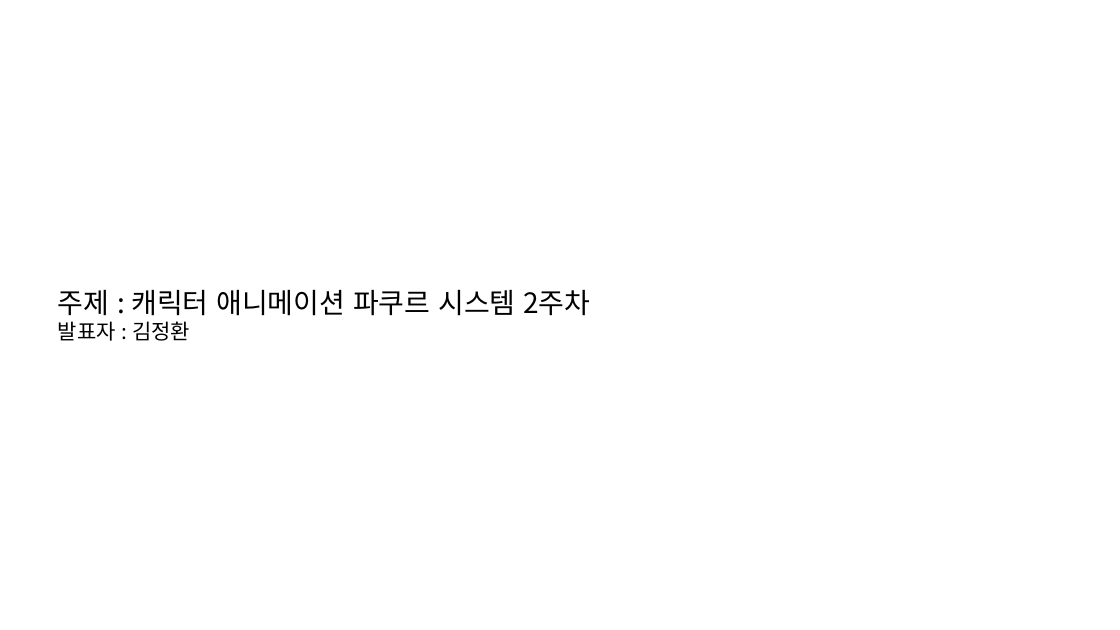
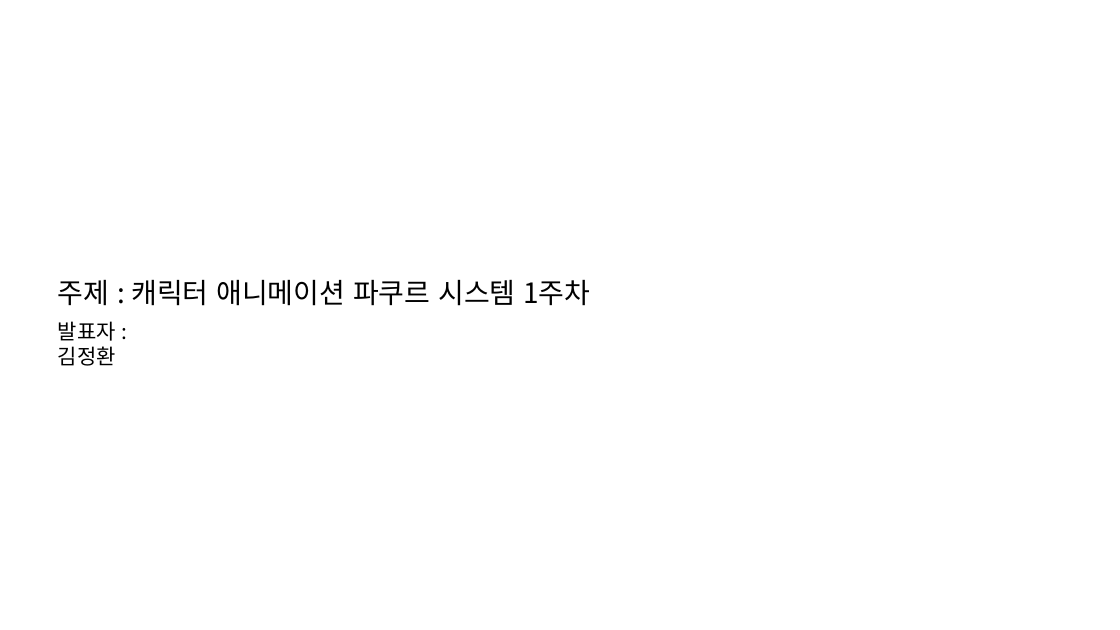
Before and after one commit to jhk0701/PA26-Character-Animation-Parkour, a slide deck: slide 1 of PPT/week2.pptx. Drawn at 1120x630 pixels with LibreOffice and Linux fonts; fonts in the diff are those of the drawing. Boxes give left, top, right and bottom in pixels: in the first picture for what was removed or moved away, otherwise in the second. Text is boxed around its words. In the diff, an @@ line names an element or a change of style, - is before the commit and + after.

```diff
--- a/PPT/week2.pptx
+++ b/PPT/week2.pptx
@@ text at (58, 279, 590, 306): text changed @@
-주제 : 캐릭터 애니메이션 파쿠르 시스템 2주차
-발표자 : 김정환
+주제 : 캐릭터 애니메이션 파쿠르 시스템 1주차
@@ text added at (58, 321, 116, 366), 18 pt, text #000000 @@
+발표자 : 김정환
```
Also in this commit, not shown: 3 other slides changed, 1 other file.
